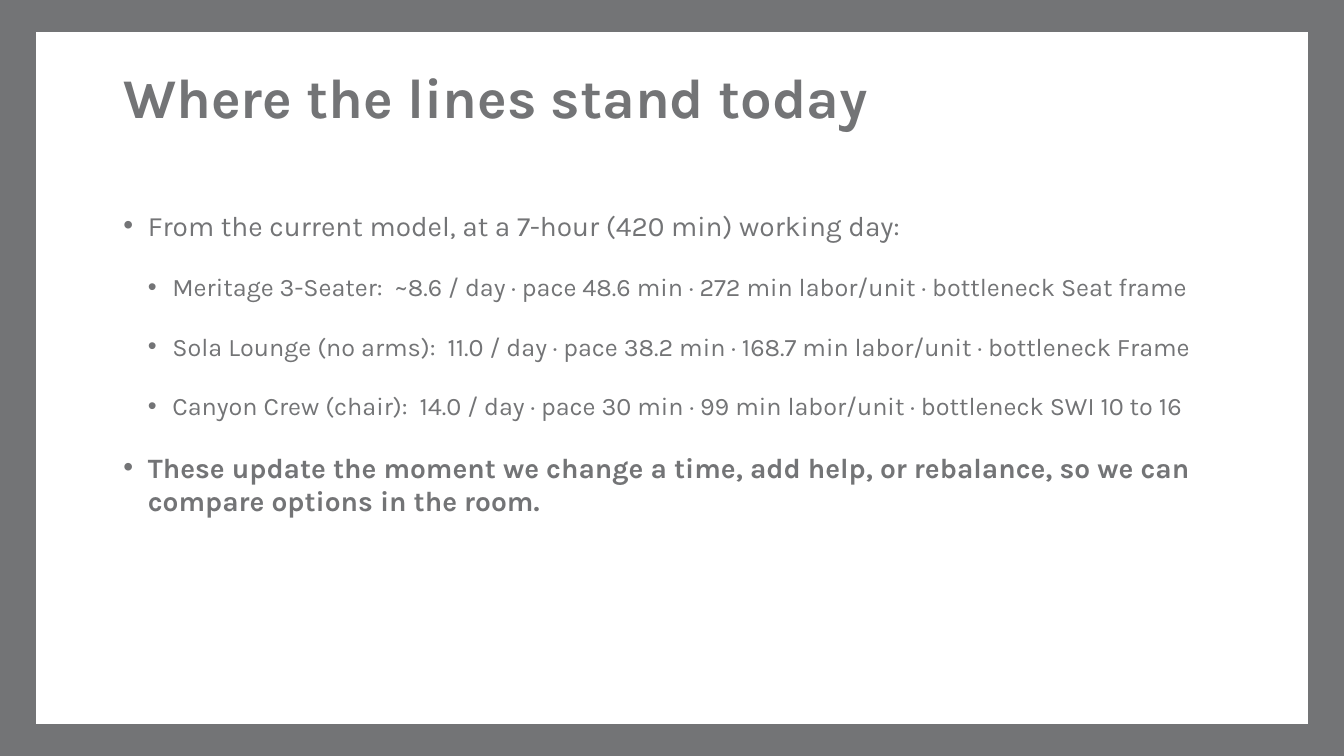
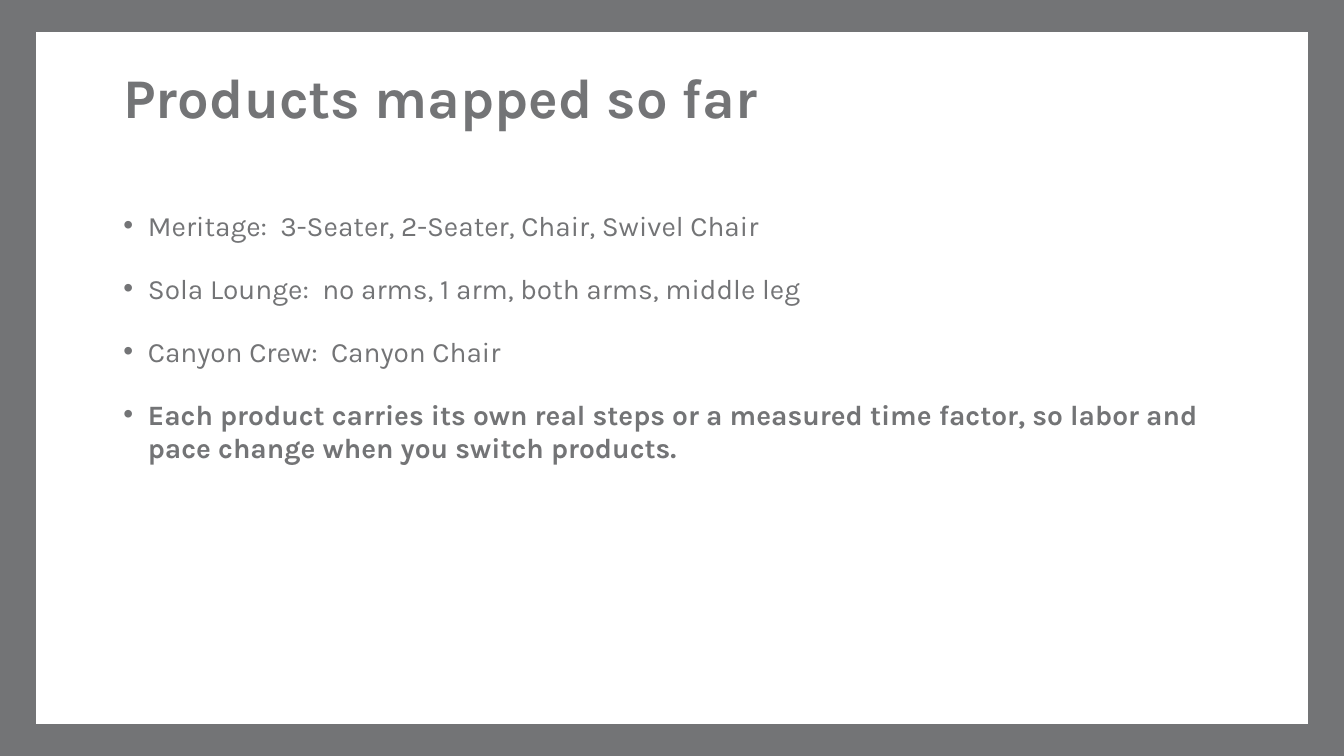
Before and after one commit to macokeefe/claude-code-system, a slide deck: slide 3 of standard-work/standalone/Meritage_3D_Model_Overview.pptx (slide 5 before the commit). Drawn at 1344x756 pixels with LibreOffice and Linux fonts; fonts in the diff are those of the drawing; background and template pictures are left out. Boxes give left, top, right and bottom in pixels: in the first picture for what was removed or moved away, otherwise in the second. Text is boxed around its words. In the diff, an @@ line names an element or a change of style, - is before the commit and + after.

```diff
--- a/standard-work/standalone/Meritage_3D_Model_Overview.pptx
+++ b/standard-work/standalone/Meritage_3D_Model_Overview.pptx
@@ title at box(123, 79, 757, 131): text changed @@
-Where the lines stand today
+Products mapped so far
@@ text at box(148, 217, 1197, 465): text changed; size 18 to 20 pt @@
-• From the current model, at a 7-hour (420 min) working day:
-  • Meritage 3-Seater: ~8.6 / day · pace 48.6 min · 272 min labor/unit · bottleneck Seat frame
-  • Sola Lounge (no arms): 11.0 / day · pace 38.2 min · 168.7 min labor/unit · bottleneck Frame
-  • Canyon Crew (chair): 14.0 / day · pace 30 min · 99 min labor/unit · bottleneck SWI 10 to 16
-• These update the moment we change a time, add help, or rebalance, so we can compare options in the room.
+• Meritage: 3-Seater, 2-Seater, Chair, Swivel Chair
+• Sola Lounge: no arms, 1 arm, both arms, middle leg
+• Canyon Crew: Canyon Chair
+• Each product carries its own real steps or a measured time factor, so labor and pace change when you switch products.
```
Also in this commit, not shown: 1 other slide changed, 1 slide added, 4 slides removed.
